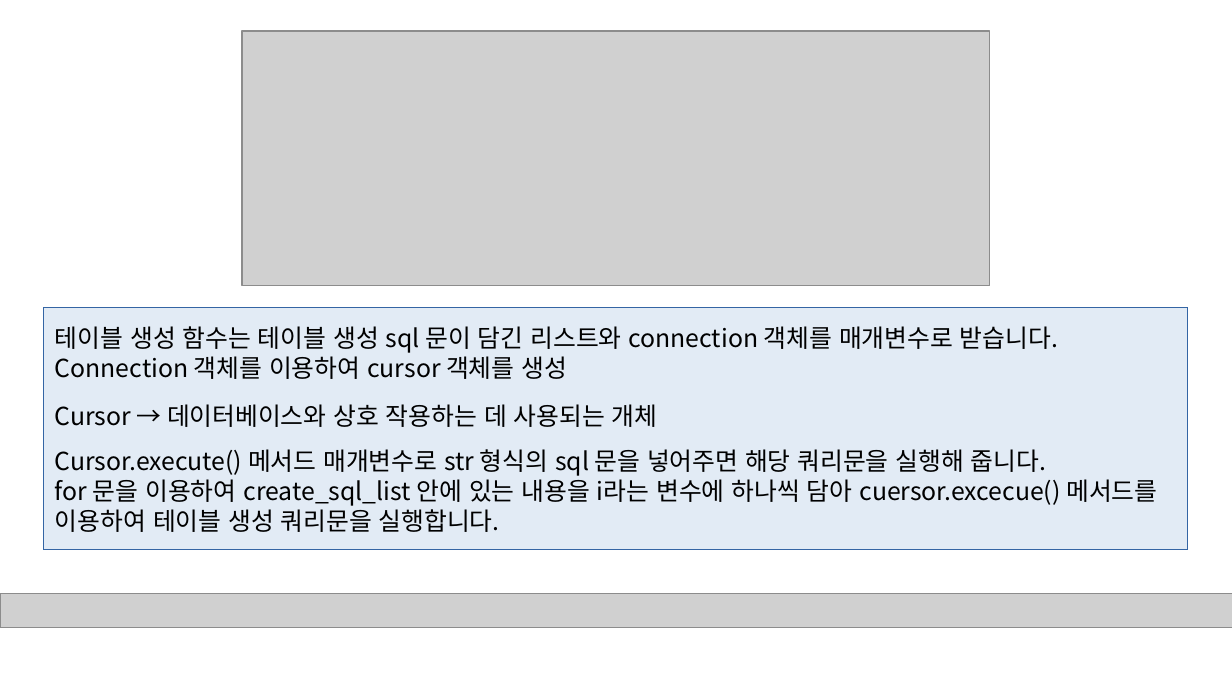
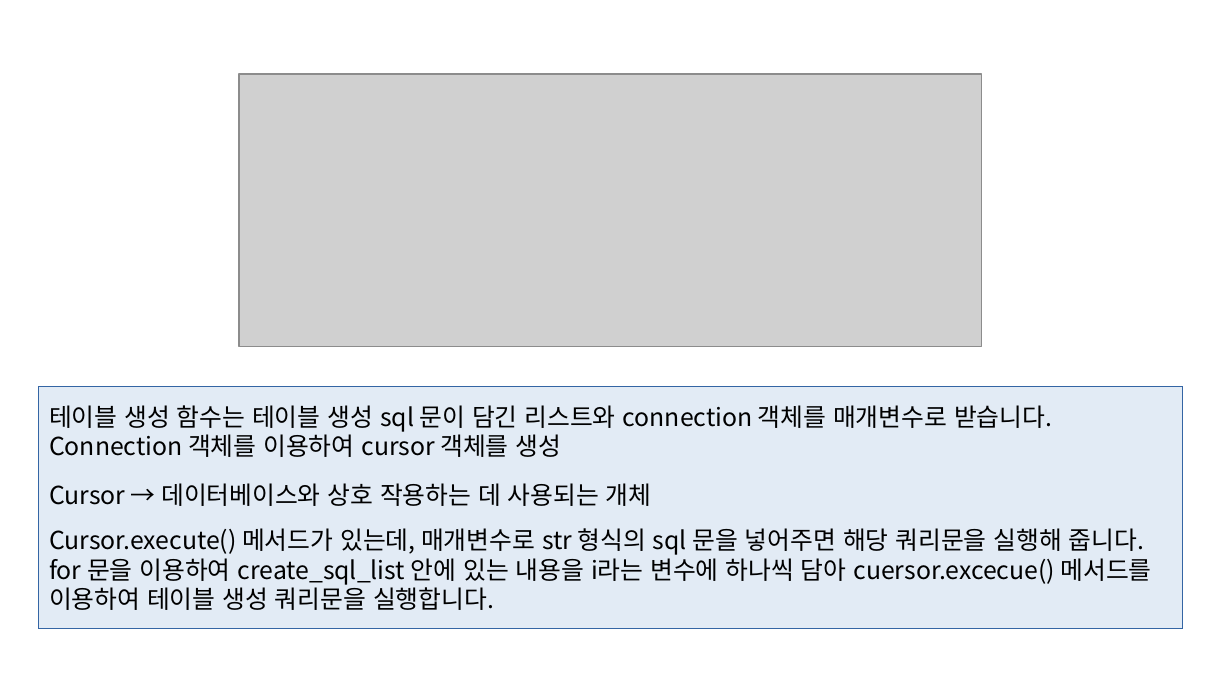
Before and after one commit to deardeer123/workspace_sts, a slide deck: slide 13 of python_study/project_python/파이썬_프로젝트2/파이선발표.pptx (slide 12 before the commit). Drawn at 1232x693 pixels with LibreOffice and Linux fonts; fonts in the diff are those of the drawing; grey boxes stand for pictures. Boxes give left, top, right and bottom in pixels: in the first picture for what was removed or moved away, otherwise in the second. Text is boxed around its words. In the diff, an @@ line names an element or a change of style, - is before the commit and + after.

```diff
--- a/python_study/project_python/파이썬_프로젝트2/파이선발표.pptx
+++ b/python_study/project_python/파이썬_프로젝트2/파이선발표.pptx
@@ picture: place and size @@
-picture at box(243, 31, 991, 286)
+picture at box(239, 74, 983, 347)
@@ rectangle "테이블 생성 함수는 테이블 생성 ...": place and size @@
-rectangle "테이블 생성 함수는 테이블 생성 ..." at box(44, 309, 1188, 550)
+rectangle "테이블 생성 함수는 테이블 생성 ..." at box(38, 387, 1183, 629)
@@ text in rectangle at box(49, 528, 1144, 555): text changed @@
-Cursor.execute() 메서드 매개변수로 str 형식의 sql 문을 넣어주면 해당 쿼리문을 실행해 줍니다.
+Cursor.execute() 메서드가 있는데, 매개변수로 str 형식의 sql 문을 넣어주면 해당 쿼리문을 실행해 줍니다.
@@ picture removed at box(0, 594, 1232, 627) @@
```
Also in this commit, not shown: 10 other slides changed, 4 slides added, 3 slides removed, 15 other files.
